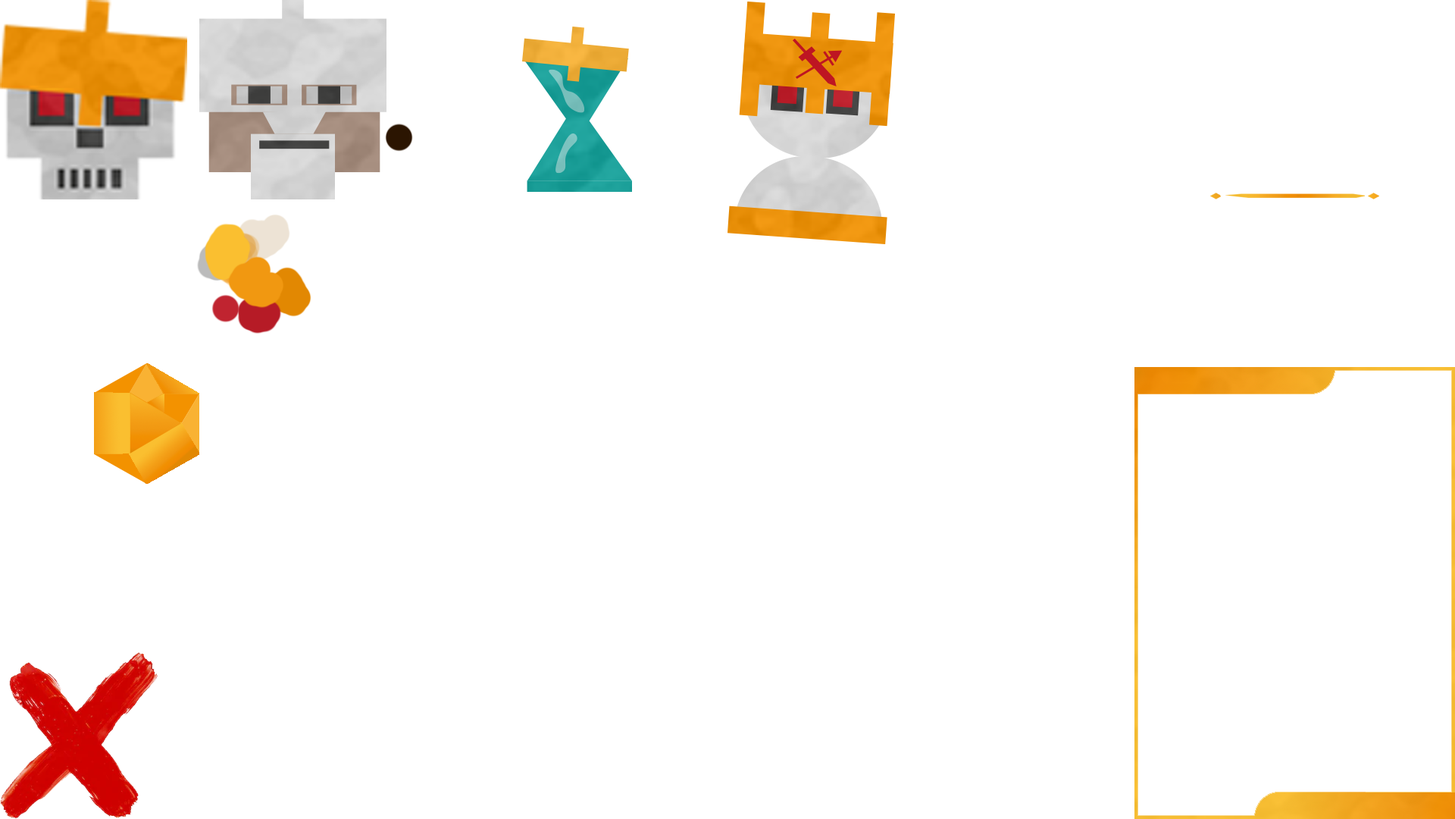
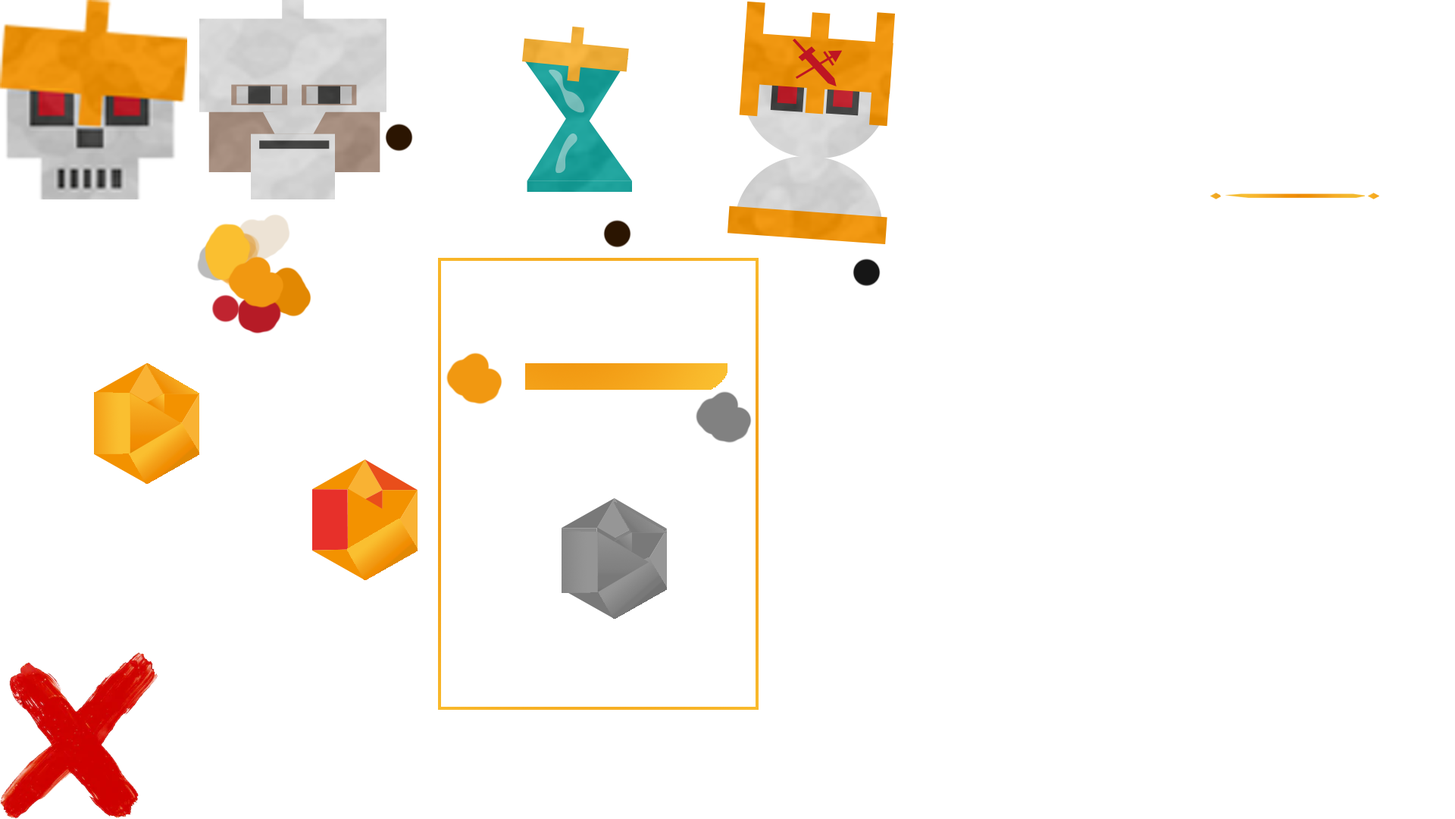
Comparing the layer stacks of the two 1455 × 819 images. Changes:
added layer "crystal" (1st of 2) above "crystal" over 561, 501, 668, 593
added layer "Calque 16" above "Calque 14" over 525, 363, 728, 390
added layer "Calque 17" above "Calque 15" over 438, 257, 759, 710
added layer "Calque 15" above "Calque 7" over 1134, 366, 1455, 819
hid "Calque 7" over 1134, 366, 1455, 819
added layer "CrystalBase" (1st of 3) above "CrystalBase" over 312, 219, 632, 580
added layer "CrystalBase" (2nd of 3) above "CrystalBase" over 561, 257, 881, 619
